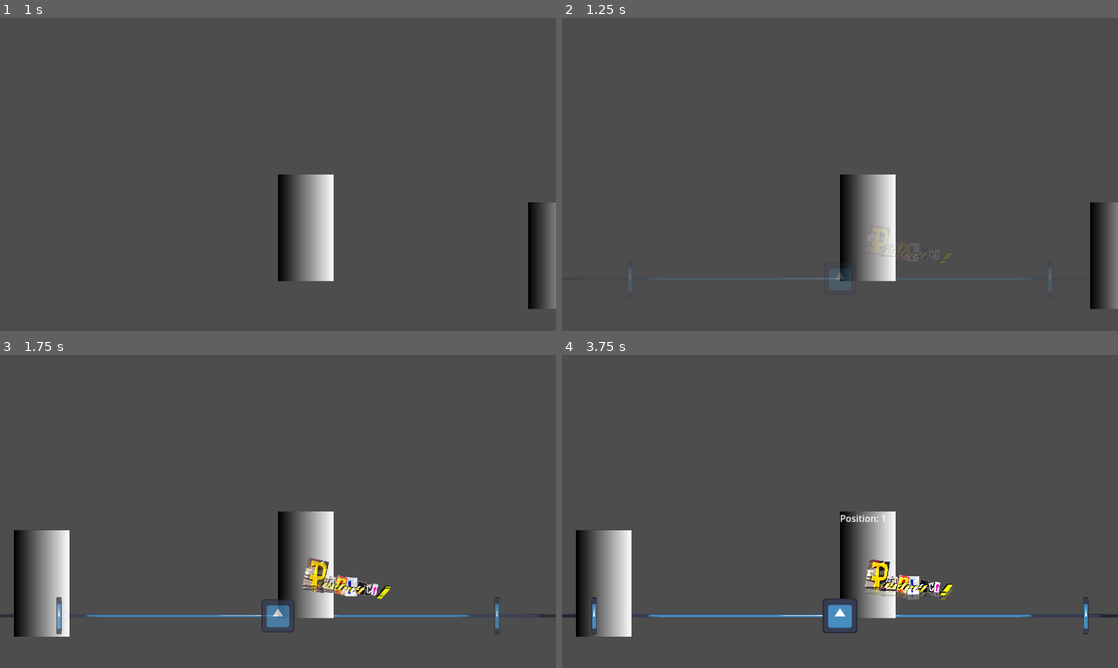
Above: before the commit, frames 1-4 (two rows, left to right).
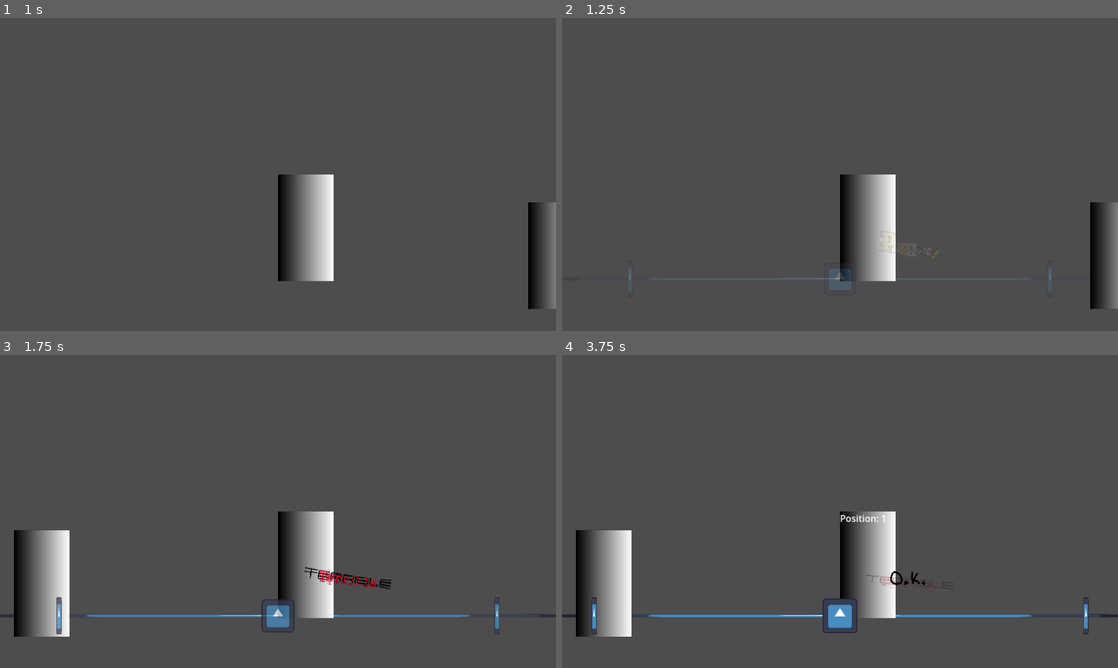
Above: after the commit, the same moments.

Repository: Quarticore/UntitledTomatoGame
Game: Godot game, scene res://scenes/main.tscn
The game is run twice, just before and just after one commit, with the same random seed, the same clock (stepped at 60 frames per second) and the same inputs. The engine's default icon, where the game draws it, is replaced by a stand-in: a white triangle on a blue panel in a dark square. Sound files missing from this copy of the repository are replaced by a short silence.
Inputs (mouse positions are in pixels of both pictures, inside the frame that each line leads up to):
- Up to frame 1 (1 s): tap Enter at 0.5 s; move the mouse to (150, 180) at 0.52 s; hold D (InputRight) from 0.53 s (still down); click (150, 180) at 0.6 s
- Up to frame 2 (1.25 s): keep holding D (InputRight)
- Up to frame 3 (1.75 s): move the mouse to (555, 592) at 1.27 s; release D (InputRight) at 1.28 s; hold A (InputLeft) from 1.28 s (still down); tap S (InputMiddle) at 1.35 s; click (555, 592) at 1.42 s
- Up to frame 4 (3.75 s): move the mouse to (867, 564) at 2.02 s; release A (InputLeft) at 2.03 s; hold D (InputRight) 2.03-3.53 s; click (867, 564) at 2.1 s; move the mouse to (812, 574) at 2.77 s; tap S (InputMiddle) at 2.85 s; click (812, 574) at 2.92 s; move the mouse to (1006, 558) at 3.52 s; hold A (InputLeft) from 3.53 s (still down); click (1006, 558) at 3.6 s

Frame 1 is identical in both runs. In frame 2, less than 0.1% of the frame differs, in the area x 56-68%, y 68-77%; in frame 3, 1.0%, in the area x 54-71%, y 64-78%; in frame 4, 1.0%.

Commit message:
fix: scale assets, use great and terrible

Diff:
--- a/assets/scripts/gameplay_ui.gd
+++ b/assets/scripts/gameplay_ui.gd
@@ -2,6 +2,9 @@
 
 const HIT_QUALITY_ITEM = preload("res://scenes/hit_quality_item.tscn")
 const HIT_PERFECT = preload("res://assets/images/input_perfect.png")
+const HIT_GREAT = preload("res://assets/images/input_great.png")
+const HIT_OKAY = preload("res://assets/images/input_okay.png")
+const HIT_MISS = preload("res://assets/images/input_terrible.png")
 
 func play_show():
 	$AnimationPlayer.play("fade_in")
@@ -10,22 +13,28 @@
 	$AnimationPlayer.play("fade_out")
 
 func _on_audio_manager_rhythm_input(pct, combo, input) -> void:
+	var hit_asset
+
 	if pct == 0.0:
 		print("Miss")
+		hit_asset = HIT_MISS
 	elif pct > 65:
 		print("Perfect")
+		hit_asset = HIT_PERFECT
 	elif pct > 35:
 		print("Great")
+		hit_asset = HIT_GREAT
 	else:
 		print("Okay")
+		hit_asset = HIT_OKAY
 
 	print(pct)
 
 	var rng = RandomNumberGenerator.new()
 
 	var inst = HIT_QUALITY_ITEM.instantiate()
-	inst.texture = HIT_PERFECT
-	inst.scale = Vector2(0.5, 0.5)
+	inst.texture = hit_asset
+	inst.scale = Vector2(0.7, 0.7)
 	inst.rotation_degrees = rng.randi_range(5, 10)
 
 	$HitQualityContainer.add_child(inst)
Binary file added: assets/images/input_great.png
Not shown, added: assets/images/input_great.png.import
Binary file added: assets/images/input_miss.png
Not shown, added: assets/images/input_miss.png.import
Binary file added: assets/images/input_okay.png
Not shown, added: assets/images/input_okay.png.import
Binary file changed: assets/images/input_perfect.png
Binary file added: assets/images/input_terrible.png
Not shown, added: assets/images/input_terrible.png.import
